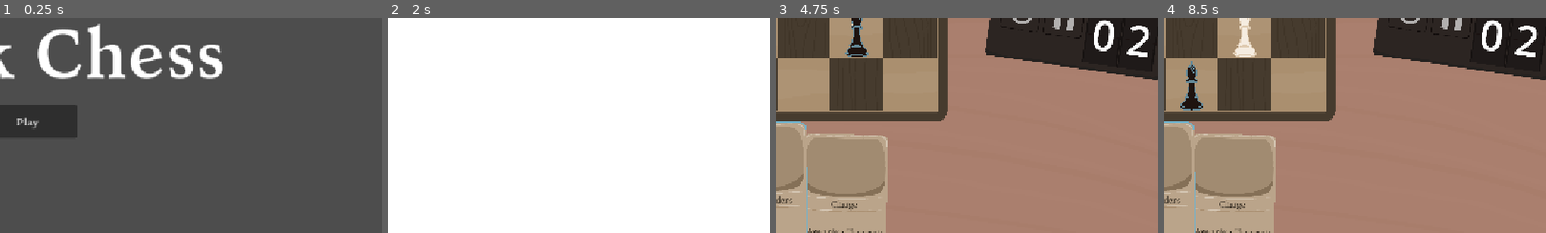
Above: before the commit, frames 1-4 (left to right).
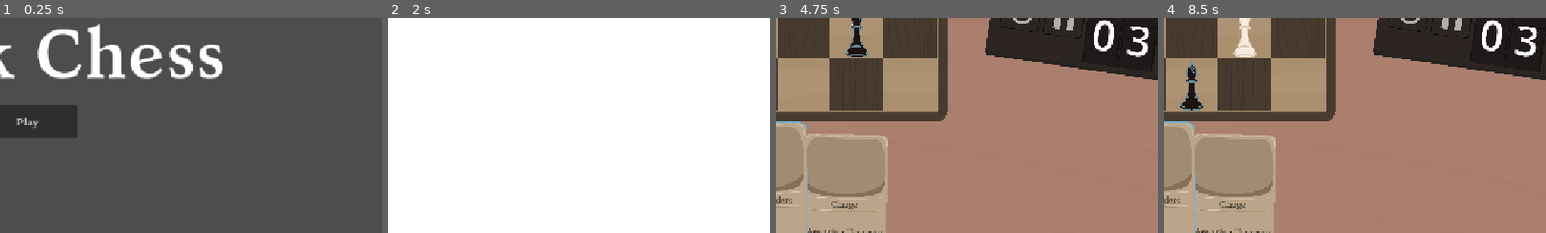
Above: after the commit, the same moments.

Repository: yourname3/gmtk-2026
Game: Godot game, scene res://main_menu/main_menu.tscn
Same seed, same stepped clock (60 frames per second), same inputs: the game is played once before the commit and once after it.
Inputs (mouse positions are % of the whole screen's width and height, from its top left):
- Up to frame 1 (0.25 s): no input
- Up to frame 2 (2 s): click "Play" at 0.5 s; click "7" at 1.25 s
- Up to frame 3 (4.75 s): click "Undo" at 2 s; tap Enter at 2.75, 4.25 s; move the mouse to (64, 32) at 2.77 s; click (64, 32) at 2.85 s; tap Space at 3.5 s; move the mouse to (50, 57) at 3.52 s; click (50, 57) at 3.6 s; move the mouse to (57, 45) at 4.27 s; click (57, 45) at 4.35 s
- Up to frame 4 (8.5 s): click "Undo" at 5 s; tap Space at 5.75, 7.25 s; move the mouse to (57, 20) at 5.77 s; click (57, 20) at 5.85 s; tap Enter at 6.5 s; move the mouse to (43, 20) at 6.52 s; click (43, 20) at 6.6 s; move the mouse to (50, 32) at 7.27 s; click (50, 32) at 7.35 s; move the mouse to (43, 20) at 8.02 s; click (43, 20) at 8.1 s
The pictures show only the part of the screen within x 46-96%, y 42-92%; the shares and areas given below are measured in that part.

Frames 1-2 are identical in both runs. In frame 3, 0.3% of the frame differs, in the area x 91-98%, y 3-19%; in frame 4, 0.3%.

Commit message:
split flap animation

Diff:
--- a/clock/clock.gd
+++ b/clock/clock.gd
@@ -10,6 +10,11 @@
 func _ready() -> void:
 	instance = self
 
+func _anim_update_clock() -> void:
+	clock.text = str(count)
+
 func update(cards: int) -> void:
+	if count != cards:
+		%ClockFuture.text = str(cards)
+		%AnimationPlayer.play(&"flip")
 	count = cards
-	clock.text = str(cards)
--- a/clock/clock.tscn
+++ b/clock/clock.tscn
@@ -2,6 +2,158 @@
 
 [ext_resource type="Script" uid="uid://ddulvhcfbgc8t" path="res://clock/clock.gd" id="1_vx6em"]
 [ext_resource type="Texture2D" uid="uid://clew4a50g3cog" path="res://desk/clock.png" id="2_ru58x"]
+[ext_resource type="Texture2D" uid="uid://bo2bcy833fesu" path="res://desk/split-flap-anim.png" id="3_fk4wj"]
+[ext_resource type="Script" uid="uid://6gakbo6vtoct" path="res://clock/fixed_remote_transform.gd" id="4_xrin6"]
+[ext_resource type="Texture2D" uid="uid://b4ysgeavrkavv" path="res://desk/split-flap.png" id="5_mwaaj"]
+
+[sub_resource type="ShaderMaterial" id="ShaderMaterial_mwaaj"]
+
+[sub_resource type="Animation" id="Animation_mwaaj"]
+length = 0.001
+tracks/0/type = "value"
+tracks/0/imported = false
+tracks/0/enabled = true
+tracks/0/path = NodePath("ClockClip:scale")
+tracks/0/interp = 1
+tracks/0/loop_wrap = true
+tracks/0/keys = {
+"times": PackedFloat32Array(0),
+"transitions": PackedFloat32Array(1),
+"update": 0,
+"values": [Vector2(1.3744917, 1.3744917)]
+}
+tracks/1/type = "value"
+tracks/1/imported = false
+tracks/1/enabled = true
+tracks/1/path = NodePath("Clock2/SplitFlapAnim:position")
+tracks/1/interp = 1
+tracks/1/loop_wrap = true
+tracks/1/keys = {
+"times": PackedFloat32Array(0),
+"transitions": PackedFloat32Array(1),
+"update": 0,
+"values": [Vector2(318.06116, -71.80815)]
+}
+tracks/2/type = "value"
+tracks/2/imported = false
+tracks/2/enabled = true
+tracks/2/path = NodePath("Clock2/SplitFlapAnim:visible")
+tracks/2/interp = 1
+tracks/2/loop_wrap = true
+tracks/2/keys = {
+"times": PackedFloat32Array(0),
+"transitions": PackedFloat32Array(1),
+"update": 1,
+"values": [false]
+}
+tracks/3/type = "value"
+tracks/3/imported = false
+tracks/3/enabled = true
+tracks/3/path = NodePath("ClockClip2:scale")
+tracks/3/interp = 1
+tracks/3/loop_wrap = true
+tracks/3/keys = {
+"times": PackedFloat32Array(0),
+"transitions": PackedFloat32Array(1),
+"update": 0,
+"values": [Vector2(1.3744917, 1.3744917)]
+}
+tracks/4/type = "value"
+tracks/4/imported = false
+tracks/4/enabled = true
+tracks/4/path = NodePath("ClockClip2:visible")
+tracks/4/interp = 1
+tracks/4/loop_wrap = true
+tracks/4/keys = {
+"times": PackedFloat32Array(0),
+"transitions": PackedFloat32Array(1),
+"update": 1,
+"values": [true]
+}
+
+[sub_resource type="Animation" id="Animation_wcf73"]
+resource_name = "flip"
+length = 0.22
+tracks/0/type = "value"
+tracks/0/imported = false
+tracks/0/enabled = true
+tracks/0/path = NodePath("ClockClip:scale")
+tracks/0/interp = 1
+tracks/0/loop_wrap = true
+tracks/0/keys = {
+"times": PackedFloat32Array(0, 0.2, 0.22),
+"transitions": PackedFloat32Array(1, 1, 1),
+"update": 0,
+"values": [Vector2(1.3744917, 1.3744917), Vector2(1.374, 1e-05), Vector2(1.3744917, 1.3744917)]
+}
+tracks/1/type = "value"
+tracks/1/imported = false
+tracks/1/enabled = true
+tracks/1/path = NodePath("Clock2/SplitFlapAnim:position")
+tracks/1/interp = 1
+tracks/1/loop_wrap = true
+tracks/1/keys = {
+"times": PackedFloat32Array(0, 0.2),
+"transitions": PackedFloat32Array(1, 1),
+"update": 0,
+"values": [Vector2(318.06116, -71.80815), Vector2(318.06116, 117.0072)]
+}
+tracks/2/type = "value"
+tracks/2/imported = false
+tracks/2/enabled = true
+tracks/2/path = NodePath("Clock2/SplitFlapAnim:visible")
+tracks/2/interp = 1
+tracks/2/loop_wrap = true
+tracks/2/keys = {
+"times": PackedFloat32Array(0, 0.22),
+"transitions": PackedFloat32Array(1, 1),
+"update": 1,
+"values": [true, false]
+}
+tracks/3/type = "value"
+tracks/3/imported = false
+tracks/3/enabled = true
+tracks/3/path = NodePath("ClockClip2:scale")
+tracks/3/interp = 1
+tracks/3/loop_wrap = true
+tracks/3/keys = {
+"times": PackedFloat32Array(0, 0.20000002),
+"transitions": PackedFloat32Array(1, 1),
+"update": 0,
+"values": [Vector2(1.374, 1e-05), Vector2(1.3744917, 1.3744917)]
+}
+tracks/4/type = "value"
+tracks/4/imported = false
+tracks/4/enabled = true
+tracks/4/path = NodePath("ClockClip2:visible")
+tracks/4/interp = 1
+tracks/4/loop_wrap = true
+tracks/4/keys = {
+"times": PackedFloat32Array(0, 0.22),
+"transitions": PackedFloat32Array(1, 1),
+"update": 1,
+"values": [true, false]
+}
+tracks/5/type = "method"
+tracks/5/imported = false
+tracks/5/enabled = true
+tracks/5/path = NodePath(".")
+tracks/5/interp = 1
+tracks/5/loop_wrap = true
+tracks/5/keys = {
+"times": PackedFloat32Array(0.2),
+"transitions": PackedFloat32Array(1),
+"values": [{
+"args": [],
+"method": &"_anim_update_clock"
+}]
+}
+
+[sub_resource type="AnimationLibrary" id="AnimationLibrary_48hhf"]
+_data = {
+&"RESET": SubResource("Animation_mwaaj"),
+&"flip": SubResource("Animation_wcf73")
+}
 
 [node name="Clock" type="Node2D" unique_id=444931598]
 script = ExtResource("1_vx6em")
@@ -11,14 +163,65 @@
 scale = Vector2(1.3717105, 1.3717105)
 texture = ExtResource("2_ru58x")
 
-[node name="Clock" type="Label" parent="." unique_id=410796401]
-unique_name_in_owner = true
-offset_left = 72.0
-offset_top = -142.0
-offset_right = 288.0
-offset_bottom = 117.0
+[node name="SplitFlapAnim" type="Sprite2D" parent="Clock2" unique_id=1525279428]
+visible = false
+z_index = 2
+position = Vector2(318.06116, -71.80815)
+texture = ExtResource("3_fk4wj")
+
+[node name="RemoteTransform2D" type="RemoteTransform2D" parent="." unique_id=1236380683]
+position = Vector2(72, -142)
+remote_path = NodePath("../ClockClip/RemoteTarget")
+script = ExtResource("4_xrin6")
+
+[node name="RemoteTransform2D2" type="RemoteTransform2D" parent="." unique_id=431184430]
+position = Vector2(72, -142)
+remote_path = NodePath("../ClockClip2/RemoteTarget")
+script = ExtResource("4_xrin6")
+
+[node name="ClockClip" type="Sprite2D" parent="." unique_id=1493169293]
+clip_children = 1
+position = Vector2(100, 123)
+scale = Vector2(1.3744917, 1.3744917)
+texture = ExtResource("5_mwaaj")
+centered = false
+offset = Vector2(0, -196)
+region_enabled = true
+region_rect = Rect2(0, 0, 117, 196)
+
+[node name="RemoteTarget" type="Node2D" parent="ClockClip" unique_id=1858744894]
+position = Vector2(-20.371162, -192.79855)
+scale = Vector2(0.7275417, 0.7275417)
+
+[node name="Clock" type="Label" parent="ClockClip/RemoteTarget" unique_id=410796401]
+unique_name_in_owner = true
+material = SubResource("ShaderMaterial_mwaaj")
+offset_right = 216.0
+offset_bottom = 259.0
 theme_override_font_sizes/font_size = 189
 text = "6"
+horizontal_alignment = 1
+
+[node name="ClockClip2" type="Sprite2D" parent="." unique_id=1205510082]
+clip_children = 1
+position = Vector2(100, -144)
+scale = Vector2(1.3744917, 1.3744917)
+texture = ExtResource("5_mwaaj")
+centered = false
+region_enabled = true
+region_rect = Rect2(0, 0, 117, 196)
+
+[node name="RemoteTarget" type="Node2D" parent="ClockClip2" unique_id=969781386]
+position = Vector2(-20.371162, 1.4550858)
+scale = Vector2(0.7275417, 0.7275417)
+
+[node name="ClockFuture" type="Label" parent="ClockClip2/RemoteTarget" unique_id=32660616]
+unique_name_in_owner = true
+material = SubResource("ShaderMaterial_mwaaj")
+offset_right = 216.0
+offset_bottom = 259.0
+theme_override_font_sizes/font_size = 189
+text = "7"
 horizontal_alignment = 1
 
 [node name="Clock3" type="Label" parent="." unique_id=857517936]
@@ -30,3 +233,7 @@
 theme_override_font_sizes/font_size = 189
 text = "0"
 horizontal_alignment = 1
+
+[node name="AnimationPlayer" type="AnimationPlayer" parent="." unique_id=1000362909]
+unique_name_in_owner = true
+libraries/ = SubResource("AnimationLibrary_48hhf")
--- /dev/null
+++ b/clock/clock_text.gdshader
@@ -0,0 +1,19 @@
+shader_type canvas_item;
+
+uniform float t = 1.0;
+
+void vertex() {
+	// Called for every vertex the material is visible on.
+}
+
+void fragment() {
+	if(UV.y > t) {
+		discard;
+	}
+	// Called for every pixel the material is visible on.
+}
+
+//void light() {
+//	// Called for every pixel for every light affecting the CanvasItem.
+//	// Uncomment to replace the default light processing function with this one.
+//}
--- /dev/null
+++ b/clock/fixed_remote_transform.gd
@@ -0,0 +1,5 @@
+@tool
+extends RemoteTransform2D
+
+func _process(delta: float) -> void:
+	transform = transform
Not shown, added: clock/clock_text.gdshader.uid
Not shown, added: clock/fixed_remote_transform.gd.uid
Binary file added: desk/split-flap-anim.png
Not shown, added: desk/split-flap-anim.png.import
Binary file added: desk/split-flap.png
Not shown, added: desk/split-flap.png.import
Not shown, added: desk/.clock2.kra-autosave.kra
Not shown, changed: desk/clock2.kra
Not shown, changed: desk/clock2.kra~
Not shown, added: desk/split-flap-anim.kra
Not shown, added: desk/split-flap.kra
